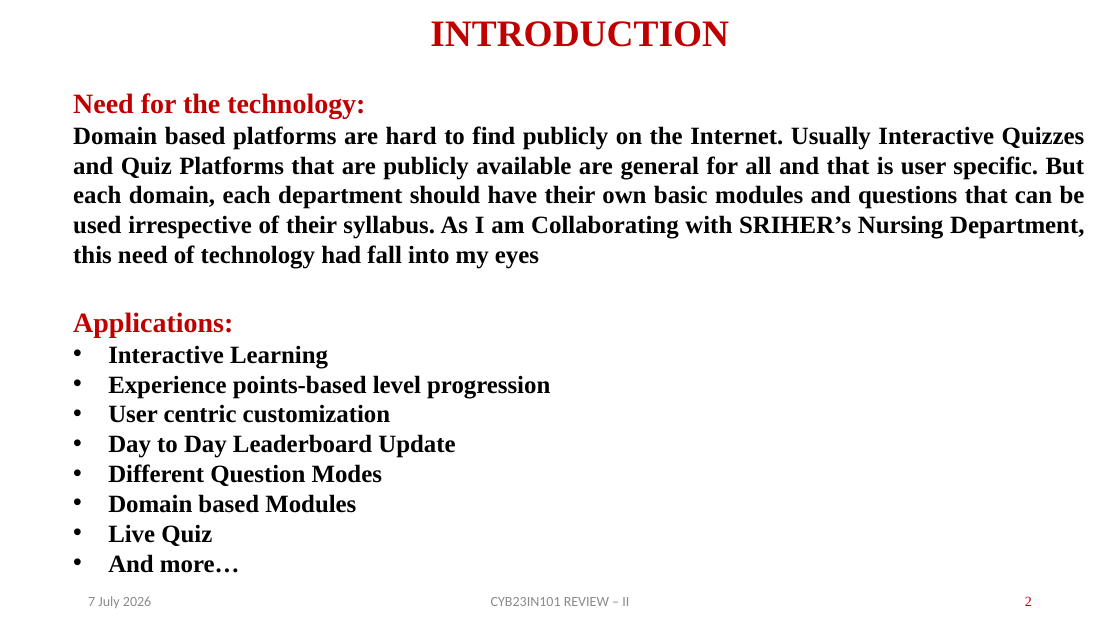
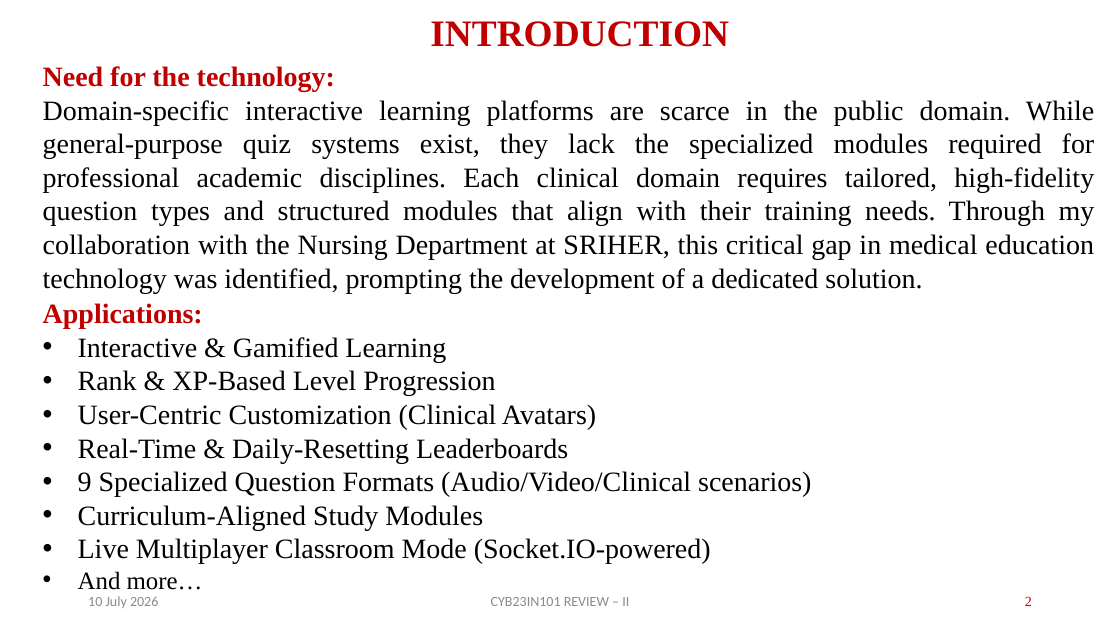
Before and after one commit to Swaminathan8237/NurseQuest, a slide deck: slide 2 of docs/SECOND_REVIEW_FILLED.pptx. Drawn at 1120x630 pixels with LibreOffice and Linux fonts; fonts in the diff are those of the drawing. Boxes give left, top, right and bottom in pixels: in the first picture for what was removed or moved away, otherwise in the second. Text is boxed around its words. In the diff, an @@ line names an element or a change of style, - is before the commit and + after.

```diff
--- a/docs/SECOND_REVIEW_FILLED.pptx
+++ b/docs/SECOND_REVIEW_FILLED.pptx
@@ text "Need for the technology:": place and size @@
-text "Need for the technology:" at (73, 93, 1085, 269)
+text "Need for the technology:" at (43, 66, 1095, 293)
@@ text at (43, 100, 1095, 293): text changed; size 16 to 18 pt; bold off @@
-Domain based platforms are hard to find publicly on the Internet. Usually Interactive Quizzes and Quiz Platforms that are publicly available are general for all and that is user specific. But each domain, each department should have their own basic modules and questions that can be used irrespective of their syllabus. As I am Collaborating with SRIHER’s Nursing Department, this need of technology had fall into my eyes
+Domain-specific interactive learning platforms are scarce in the public domain. While general-purpose quiz systems exist, they lack the specialized modules required for professional academic disciplines. Each clinical domain requires tailored, high-fidelity question types and structured modules that align with their training needs. Through my collaboration with the Nursing Department at SRIHER, this critical gap in medical education technology was identified, prompting the development of a dedicated solution.
@@ text "Applications:": place and size @@
-text "Applications:" at (73, 312, 550, 573)
+text "Applications:" at (43, 303, 811, 590)
@@ text at (78, 337, 811, 564): text changed; size 16 to 18 pt; bold off @@
-• Interactive Learning
-• Experience points-based level progression
-• User centric customization
-• Day to Day Leaderboard Update
-• Different Question Modes
-• Domain based Modules
-• Live Quiz
+• Interactive & Gamified Learning
+• Rank & XP-Based Level Progression
+• User-Centric Customization (Clinical Avatars)
+• Real-Time & Daily-Resetting Leaderboards
+• 9 Specialized Question Formats (Audio/Video/Clinical scenarios)
+• Curriculum-Aligned Study Modules
+• Live Multiplayer Classroom Mode (Socket.IO-powered)
@@ text at (78, 571, 203, 590): bold off in "And more…" @@
@@ text at (88, 596, 158, 608): text changed @@
-7 July 2026
+10 July 2026
```
Also in this commit, not shown: 17 other slides changed, 6 other files.
